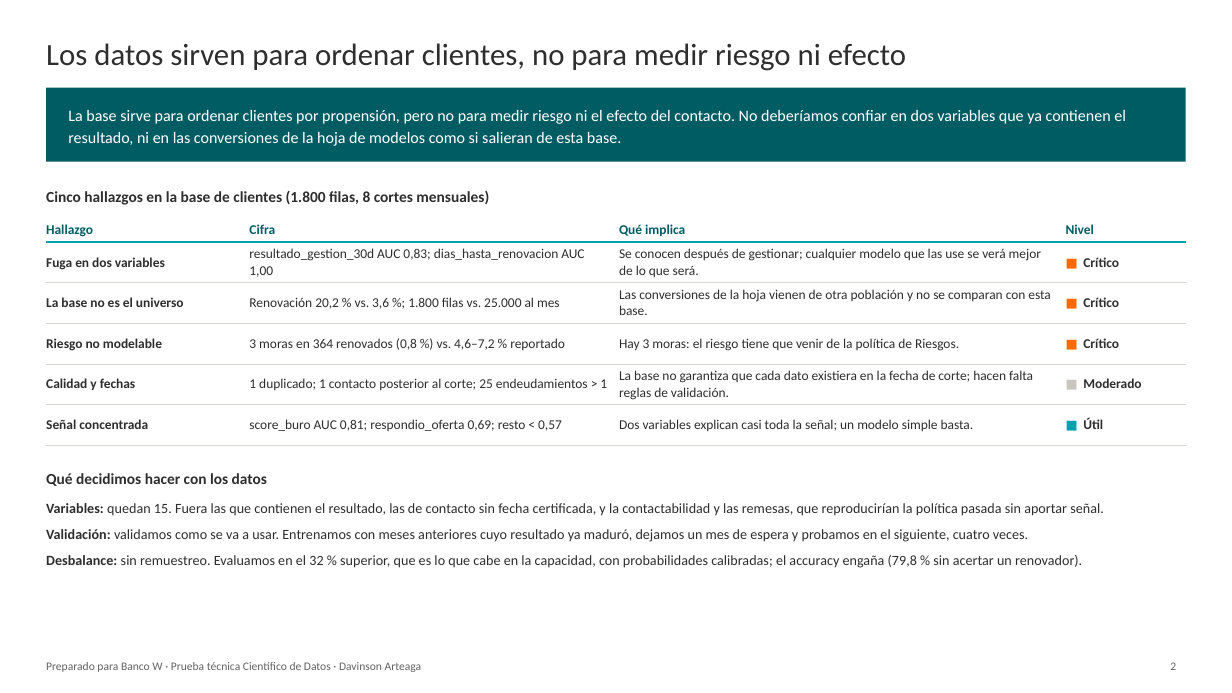
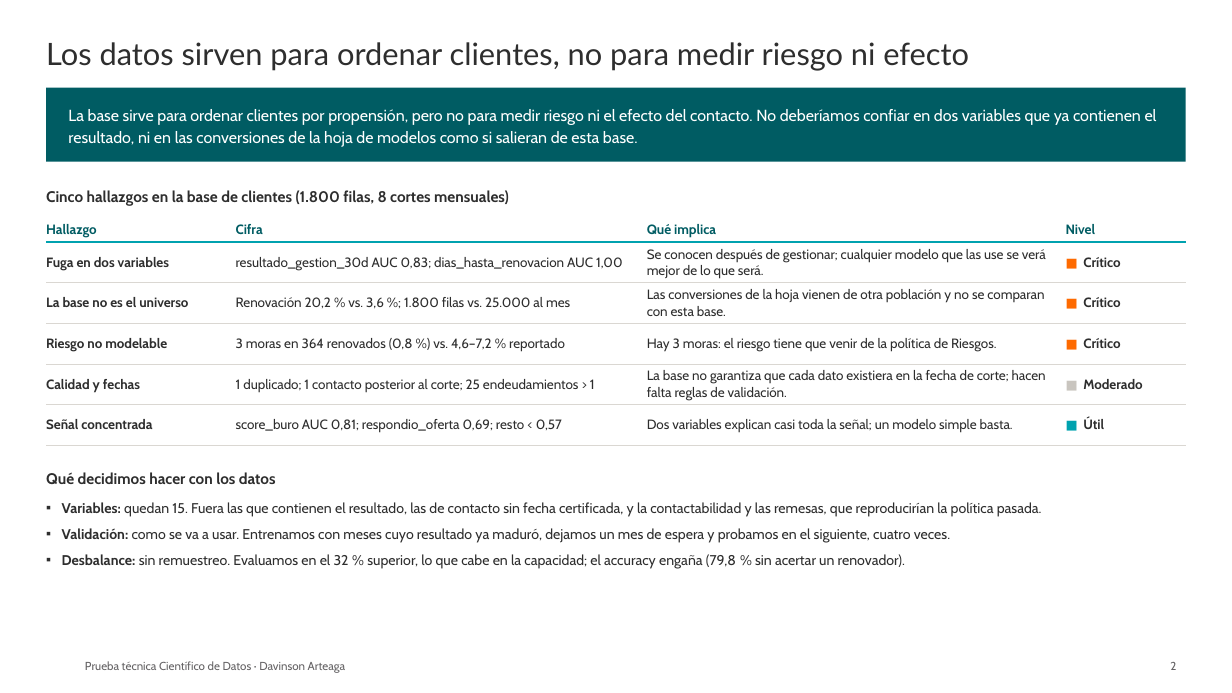
Before and after one commit to DavinsonA/bancow, a slide deck: slide 2 of entregables/BancoW_Priorizacion_Renovaciones_DavinsonArteaga.pptx. Drawn at 1232x693 pixels with LibreOffice and Linux fonts; fonts in the diff are those of the drawing; background and template pictures are left out. Boxes give left, top, right and bottom in pixels: in the first picture for what was removed or moved away, otherwise in the second. Text is boxed around its words. In the diff, an @@ line names an element or a change of style, - is before the commit and + after.

```diff
--- a/entregables/BancoW_Priorizacion_Renovaciones_DavinsonArteaga.pptx
+++ b/entregables/BancoW_Priorizacion_Renovaciones_DavinsonArteaga.pptx
@@ title "Los datos sirven para ordenar ..." at (46, 42, 969, 71): font Calibri to Lato @@
@@ table at (46, 214, 1186, 437) @@
@@ font Calibri to Cabin @@
@@ borders changed @@
@@ text at (62, 502, 1042, 569): text changed; font Calibri to Cabin @@
-▪ Variables: quedan 15. Fuera las que contienen el resultado, las de contacto sin fecha certificada, y la contactabilidad y las remesas, que reproducirían la política pasada sin aportar señal.
-▪ Validación: validamos como se va a usar. Entrenamos con meses anteriores cuyo resultado ya maduró, dejamos un mes de espera y probamos en el siguiente, cuatro veces.
-▪ Desbalance: sin remuestreo. Evaluamos en el 32 % superior, que es lo que cabe en la capacidad, con probabilidades calibradas; el accuracy engaña (79,8 % sin acertar un renovador).
+▪ Variables: quedan 15. Fuera las que contienen el resultado, las de contacto sin fecha certificada, y la contactabilidad y las remesas, que reproducirían la política pasada.
+▪ Validación: como se va a usar. Entrenamos con meses cuyo resultado ya maduró, dejamos un mes de espera y probamos en el siguiente, cuatro veces.
+▪ Desbalance: sin remuestreo. Evaluamos en el 32 % superior, lo que cabe en la capacidad; el accuracy engaña (79,8 % sin acertar un renovador).
@@ font Calibri to Cabin in 4 elements at (68, 109, 1157, 147), (46, 190, 509, 206), (46, 472, 276, 484), (1170, 662, 1176, 670) @@
@@ text at (85, 661, 345, 673): text changed; font Calibri to Cabin @@
-Preparado para Banco W · Prueba técnica Científico de Datos · Davinson Arteaga
+Prueba técnica Científico de Datos · Davinson Arteaga
```
Also in this commit, not shown: 6 other slides changed, 3 other files.
